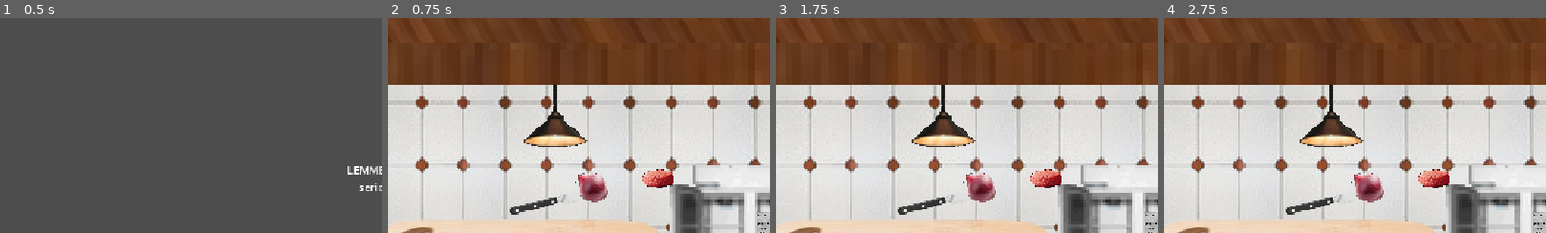
Above: before the commit, frames 1-4 (left to right).
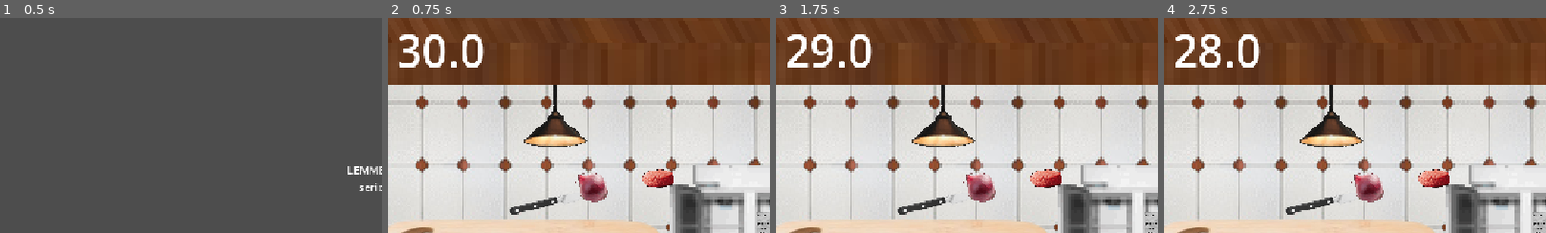
Above: after the commit, the same moments.

Repository: GrossKahn/lemme-cook
Game: Godot game, scene res://scenes/ui/menu.tscn
Same seed, same stepped clock (60 frames per second), same inputs: the game is played once before the commit and once after it.
Inputs (mouse positions are % of the whole screen's width and height, from its top left):
- Up to frame 1 (0.5 s): no input
- Up to frame 2 (0.75 s): click "Start" at 0.5 s
- Up to frame 3 (1.75 s): tap Enter at 1.25 s; drag from (24, 65) to (24, 35) at 1.27 s
- Up to frame 4 (2.75 s): tap Space at 2 s; drag from (24, 35) to (24, 65) at 2.02 s
The pictures show only the part of the screen within x 0-50%, y 0-50%; the shares and areas given below are measured in that part.

Frame 1 is identical in both runs. In frame 2, 1.5% of the frame differs, in the area x 3-26%, y 7-24%; in frame 3, 1.5%; in frame 4, 1.5%.

Commit message:
last fixes

Diff:
--- a/scenes/Main.tscn
+++ b/scenes/Main.tscn
@@ -131,6 +131,7 @@
 texture = ExtResource("7_bjd11")
 
 [node name="Pan" parent="." unique_id=1063629412 instance=ExtResource("1_0bbpv")]
+z_index = 20
 position = Vector2(170, -152)
 
 [node name="cutgame" parent="." unique_id=2047674977 instance=ExtResource("14_ft6cd")]
@@ -164,7 +165,7 @@
 [node name="GameManager" parent="." unique_id=207368279 instance=ExtResource("7_nxtc6")]
 
 [node name="Timer" type="Timer" parent="GameManager" unique_id=80365269]
-wait_time = 10.0
+wait_time = 30.0
 one_shot = true
 autostart = true
 
@@ -211,4 +212,12 @@
 grow_vertical = 2
 texture = ExtResource("16_cvmbd")
 
+[node name="TimerLabel" type="Label" parent="CanvasLayer" unique_id=253434861]
+z_index = 200
+offset_left = 13.0
+offset_top = 3.0
+offset_right = 185.0
+offset_bottom = 95.0
+theme_override_font_sizes/font_size = 67
+
 [connection signal="timeout" from="GameManager/Timer" to="GameManager" method="_on_timer_timeout"]
--- a/scripts/game_manager.gd
+++ b/scripts/game_manager.gd
@@ -30,6 +30,10 @@
 # --- Private Onready ---
 @onready var end_screen: Control = $"../CanvasLayer/EndScreen"
 @onready var label: Label = $"../CanvasLayer/EndScreen/Label"
+@onready var timer_label: Label = $"../CanvasLayer/TimerLabel"
+@onready var timer: Timer = $Timer
+
+
 
 
 
@@ -109,6 +113,10 @@
 			pass
 	_passed_time = _passed_time + delta
 
+	var time_left = timer.time_left
+	timer_label.text = str(ceil(time_left))
+
+
 # --- Debug Methods ---
 
 
@@ -131,6 +139,8 @@
 	if not _finished_orders.is_empty() and not _orders.is_empty():
 		print("Orders are not empty")
 		for i in range(_finished_orders.size()):
+			if i > _orders.size():
+				break
 			var order: Recipe = _orders[i]
 			var finished: Dictionary = _finished_orders[i]
 
Not shown, added: export_presets.cfg
